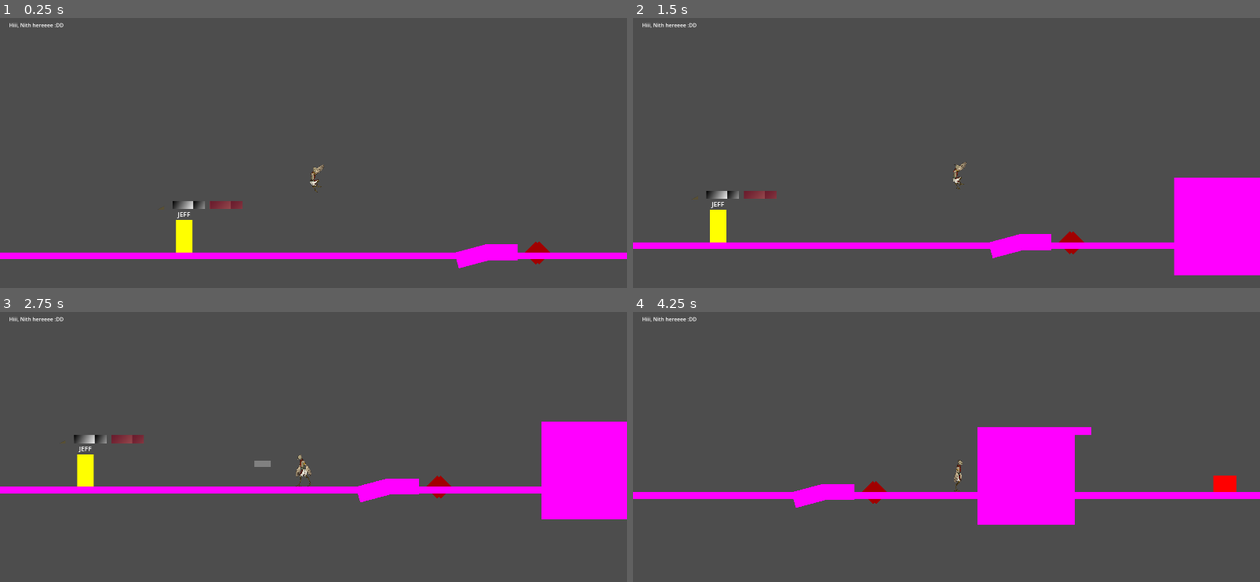
Above: before the commit, frames 1-4 (two rows, left to right).
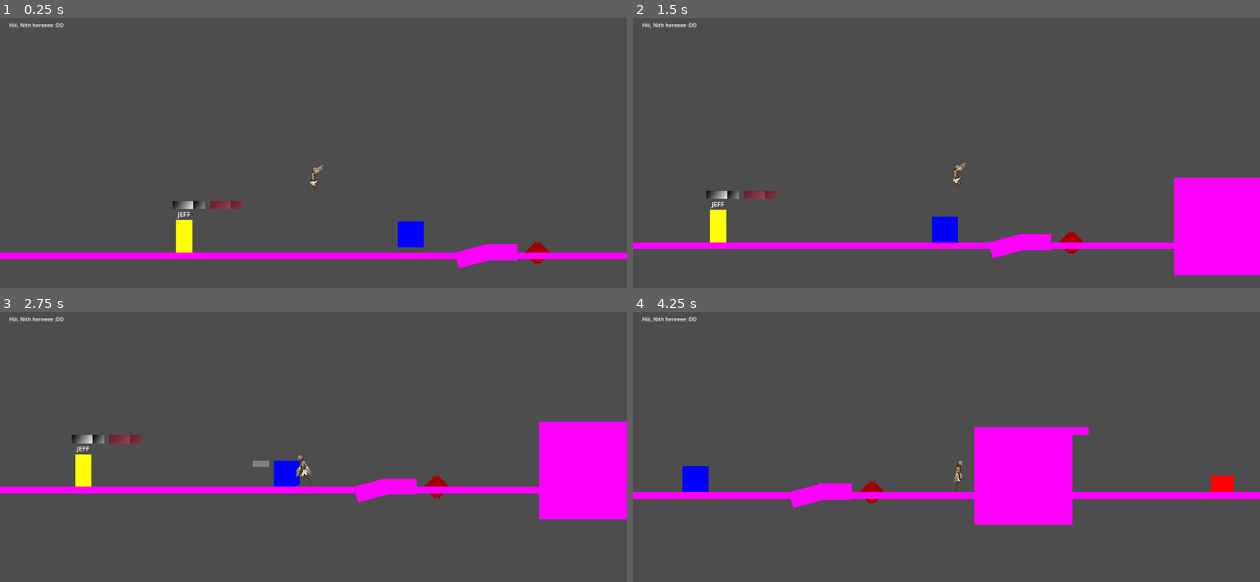
Above: after the commit, the same moments.

Repository: M4przybysz/Kamen-z-serca
Game: Godot game, scene res://src/main/main.tscn
Same seed, same stepped clock (60 frames per second), same inputs: the game is played once before the commit and once after it.
Inputs (mouse positions are in pixels of both pictures, inside the frame that each line leads up to):
- Up to frame 1 (0.25 s): no input
- Up to frame 2 (1.5 s): move the mouse to (1084, 158) at 0.52 s; hold D (move_right) from 0.53 s (still down); tap Mouse wheel down (change_feather_down) at 0.6 s; tap Space (jump) at 0.77 s; move the mouse to (821, 193) at 1.27 s; tap Mouse wheel up (change_feather_up) at 1.35 s
- Up to frame 3 (2.75 s): tap Space (jump) at 1.52 s; move the mouse to (376, 393) at 2.02 s; release D (move_right) at 2.03 s; hold A (move_left) from 2.03 s (still down); tap Middle mouse button (feather_throw) at 2.1 s
- Up to frame 4 (4.25 s): move the mouse to (915, 541) at 2.77 s; release A (move_left) at 2.78 s; hold D (move_right) from 2.78 s (still down); tap Q (shield_use) at 2.85 s; tap Space (jump) at 3.02, 3.77 s; move the mouse to (1134, 522) at 3.52 s; tap Shift (slide_and_air_dash) at 3.6 s

The runs differ from the first frame. In frame 1, 0.4% of the frame differs, in the area x 63-68%, y 75-85%; in frame 2, 0.4%; in frame 3, 0.9%; in frame 4, 0.9%, in the area x 7-97%, y 42-79%.

Commit message:
Added ppushable object and modified environment's collision

Diff:
--- a/la_creatura_game/src/player/player.gd
+++ b/la_creatura_game/src/player/player.gd
@@ -250,3 +250,16 @@
 	level = 3
 	gameplay.player_level_up()
 	print("Player ascended to level 3 and has acquired bronze feathers.")
+
+#########################################
+# Handling pushable objects
+#########################################
+func _on_push_fix_body_entered(body: Node2D) -> void:
+	if body.is_in_group("pushable_object"):
+		body.collision_layer = 1
+		body.collision_mask = 1
+
+func _on_push_fix_body_exited(body: Node2D) -> void:
+	if body.is_in_group("pushable_object"):
+		body.collision_layer = 32
+		body.collision_mask = 32
--- a/la_creatura_game/src/player/player.tscn
+++ b/la_creatura_game/src/player/player.tscn
@@ -234,7 +234,11 @@
 [sub_resource type="RectangleShape2D" id="RectangleShape2D_722fy"]
 size = Vector2(50, 100)
 
+[sub_resource type="RectangleShape2D" id="RectangleShape2D_or1cx"]
+size = Vector2(20, 50)
+
 [node name="Player" type="CharacterBody2D" groups=["player"]]
+collision_layer = 33
 script = ExtResource("1_golh8")
 
 [node name="Timers" type="Node" parent="."]
@@ -327,11 +331,21 @@
 color = Color(0.803922, 0.498039, 0.196078, 1)
 metadata/_edit_use_anchors_ = true
 
+[node name="PushFix" type="Area2D" parent="."]
+collision_layer = 33
+collision_mask = 33
+
+[node name="CollisionShape2D" type="CollisionShape2D" parent="PushFix"]
+position = Vector2(0, 50)
+shape = SubResource("RectangleShape2D_or1cx")
+
 [connection signal="timeout" from="Timers/SlideTimer" to="." method="_on_slide_timer_timeout"]
 [connection signal="timeout" from="Timers/WingAttackTimer" to="." method="_on_wing_attack_timer_timeout"]
 [connection signal="timeout" from="Timers/DamageTimer" to="." method="_on_damage_timer_timeout"]
 [connection signal="area_entered" from="Hurtbox" to="." method="_on_hurtbox_area_entered"]
 [connection signal="area_exited" from="Hurtbox" to="." method="_on_hurtbox_area_exited"]
+[connection signal="body_entered" from="PushFix" to="." method="_on_push_fix_body_entered"]
+[connection signal="body_exited" from="PushFix" to="." method="_on_push_fix_body_exited"]
 
 [editable path="Feathers/StoneFeather"]
 [editable path="Feathers/CopperFeather"]
--- a/la_creatura_game/src/templates/enviroment/Platform_basic.tscn
+++ b/la_creatura_game/src/templates/enviroment/Platform_basic.tscn
@@ -12,6 +12,8 @@
 fill_to = Vector2(1, 0.545872)
 
 [node name="PlatformBasic" type="StaticBody2D"]
+collision_layer = 49
+collision_mask = 49
 script = ExtResource("1_tesby")
 
 [node name="CollisionShape2D" type="CollisionShape2D" parent="."]
--- a/la_creatura_game/src/templates/enviroment/Platform_breaking.tscn
+++ b/la_creatura_game/src/templates/enviroment/Platform_breaking.tscn
@@ -13,6 +13,8 @@
 fill_to = Vector2(1, 0.912844)
 
 [node name="PlatformBreaking" type="StaticBody2D"]
+collision_layer = 49
+collision_mask = 49
 script = ExtResource("1_pfb8h")
 
 [node name="Timer" type="Timer" parent="."]
--- a/la_creatura_game/src/templates/enviroment/Platform_slowing.tscn
+++ b/la_creatura_game/src/templates/enviroment/Platform_slowing.tscn
@@ -17,6 +17,8 @@
 fill_to = Vector2(1, 0.912844)
 
 [node name="PlatformSlowing" type="StaticBody2D"]
+collision_layer = 49
+collision_mask = 49
 script = ExtResource("1_8hofe")
 
 [node name="CollisionShape2D" type="CollisionShape2D" parent="."]
--- /dev/null
+++ b/la_creatura_game/src/templates/puzzles/pushable_objects_and_pressure_plates/pushable_object.tscn
@@ -0,0 +1,24 @@
+[gd_scene load_steps=2 format=3 uid="uid://b15myy0524ijj"]
+
+[sub_resource type="RectangleShape2D" id="RectangleShape2D_n0oo6"]
+size = Vector2(80, 80)
+
+[node name="PushableObject" type="RigidBody2D" groups=["pushable_object"]]
+collision_layer = 32
+collision_mask = 32
+
+[node name="ColorRect" type="ColorRect" parent="."]
+offset_left = -40.0
+offset_top = -40.0
+offset_right = 40.0
+offset_bottom = 40.0
+color = Color(0, 0, 1, 1)
+
+[node name="TextureRect" type="TextureRect" parent="."]
+offset_left = -40.0
+offset_top = -40.0
+offset_right = 40.0
+offset_bottom = 40.0
+
+[node name="CollisionShape2D2" type="CollisionShape2D" parent="."]
+shape = SubResource("RectangleShape2D_n0oo6")
--- a/la_creatura_game/src/test_elements/levels/programmers_playground.tscn
+++ b/la_creatura_game/src/test_elements/levels/programmers_playground.tscn
@@ -7,6 +7,7 @@
 [ext_resource type="PackedScene" uid="uid://dr1pgdanv45c4" path="res://src/templates/enviroment/Platform_basic.tscn" id="5_8lnfh"]
 [ext_resource type="Texture2D" uid="uid://cqkv4dqtdf4jr" path="res://icon.svg" id="5_x4klb"]
 [ext_resource type="PackedScene" uid="uid://vhd8wu8sob1g" path="res://src/templates/enviroment/Platform_slowing.tscn" id="6_kn8ie"]
+[ext_resource type="PackedScene" uid="uid://b15myy0524ijj" path="res://src/templates/puzzles/pushable_objects_and_pressure_plates/pushable_object.tscn" id="8_7rcs7"]
 
 [sub_resource type="PhysicsMaterial" id="PhysicsMaterial_yoxu6"]
 
@@ -23,7 +24,7 @@
 size = Vector2(100, 50)
 
 [sub_resource type="RectangleShape2D" id="RectangleShape2D_kocim"]
-size = Vector2(2000, 20)
+size = Vector2(5000, 20)
 
 [sub_resource type="RectangleShape2D" id="RectangleShape2D_dxcl2"]
 size = Vector2(5000, 20)
@@ -44,8 +45,8 @@
 
 [node name="Block" type="StaticBody2D" parent="BuildingBlocks"]
 position = Vector2(1500, 450)
-collision_layer = 17
-collision_mask = 17
+collision_layer = 49
+collision_mask = 49
 physics_material_override = SubResource("PhysicsMaterial_yoxu6")
 
 [node name="ColorRect" type="ColorRect" parent="BuildingBlocks/Block"]
@@ -60,8 +61,8 @@
 
 [node name="Block1" type="StaticBody2D" parent="BuildingBlocks"]
 position = Vector2(1800, 450)
-collision_layer = 17
-collision_mask = 17
+collision_layer = 49
+collision_mask = 49
 physics_material_override = SubResource("PhysicsMaterial_yoxu6")
 
 [node name="ColorRect" type="ColorRect" parent="BuildingBlocks/Block1"]
@@ -77,8 +78,8 @@
 [node name="Block2" type="StaticBody2D" parent="BuildingBlocks"]
 position = Vector2(932, 650)
 rotation = -0.261799
-collision_layer = 17
-collision_mask = 17
+collision_layer = 49
+collision_mask = 49
 physics_material_override = SubResource("PhysicsMaterial_yoxu6")
 
 [node name="ColorRect" type="ColorRect" parent="BuildingBlocks/Block2"]
@@ -93,8 +94,8 @@
 
 [node name="Block3" type="StaticBody2D" parent="BuildingBlocks"]
 position = Vector2(1025, 624)
-collision_layer = 17
-collision_mask = 17
+collision_layer = 49
+collision_mask = 49
 physics_material_override = SubResource("PhysicsMaterial_yoxu6")
 
 [node name="ColorRect" type="ColorRect" parent="BuildingBlocks/Block3"]
@@ -109,25 +110,25 @@
 
 [node name="Floor" type="StaticBody2D" parent="BuildingBlocks"]
 position = Vector2(0, 650)
-collision_layer = 17
-collision_mask = 17
+collision_layer = 49
+collision_mask = 49
 physics_material_override = SubResource("PhysicsMaterial_yoxu6")
 
 [node name="ColorRect" type="ColorRect" parent="BuildingBlocks/Floor"]
-offset_left = -500.0
+offset_left = -3500.0
 offset_right = 1500.0
 offset_bottom = 20.0
 color = Color(1, 0, 1, 1)
 metadata/_edit_use_anchors_ = true
 
 [node name="CollisionShape2D" type="CollisionShape2D" parent="BuildingBlocks/Floor"]
-position = Vector2(500, 10)
+position = Vector2(-1000, 10)
 shape = SubResource("RectangleShape2D_kocim")
 
 [node name="Floor1" type="StaticBody2D" parent="BuildingBlocks"]
 position = Vector2(1800, 650)
-collision_layer = 17
-collision_mask = 17
+collision_layer = 49
+collision_mask = 49
 physics_material_override = SubResource("PhysicsMaterial_yoxu6")
 
 [node name="ColorRect" type="ColorRect" parent="BuildingBlocks/Floor1"]
@@ -160,3 +161,8 @@
 
 [node name="EnemyTemplate" parent="Enemies" instance=ExtResource("3_tev26")]
 position = Vector2(2404, 591)
+
+[node name="Puzzles" type="Node2D" parent="."]
+
+[node name="PushableObject" parent="Puzzles" instance=ExtResource("8_7rcs7")]
+position = Vector2(798, 565)
Not shown: 1 places in la_creatura_game/src/player/player.tscn that only renumber resources
Not shown: 1 places in la_creatura_game/src/test_elements/levels/programmers_playground.tscn that only renumber resources
